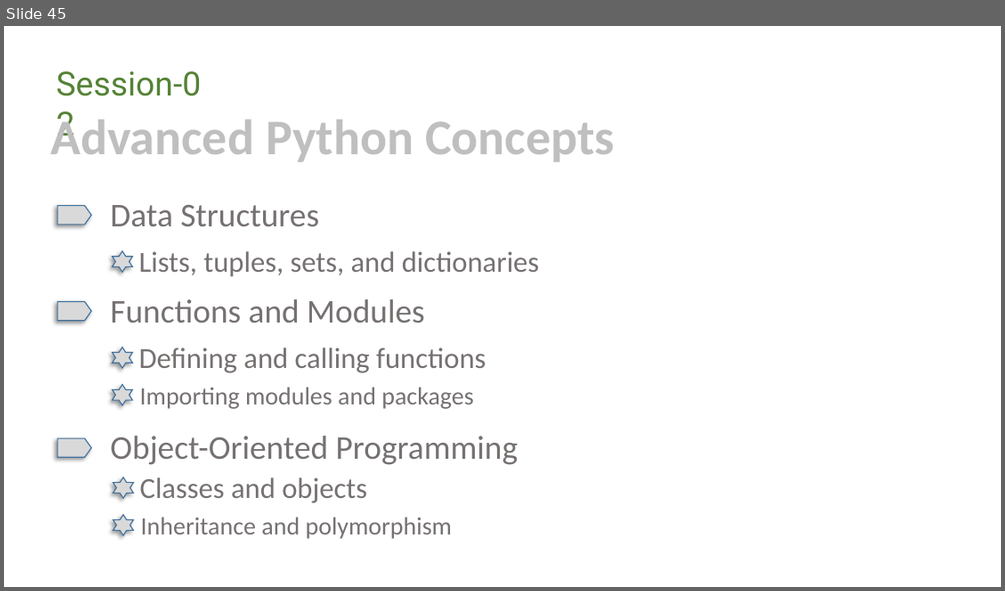
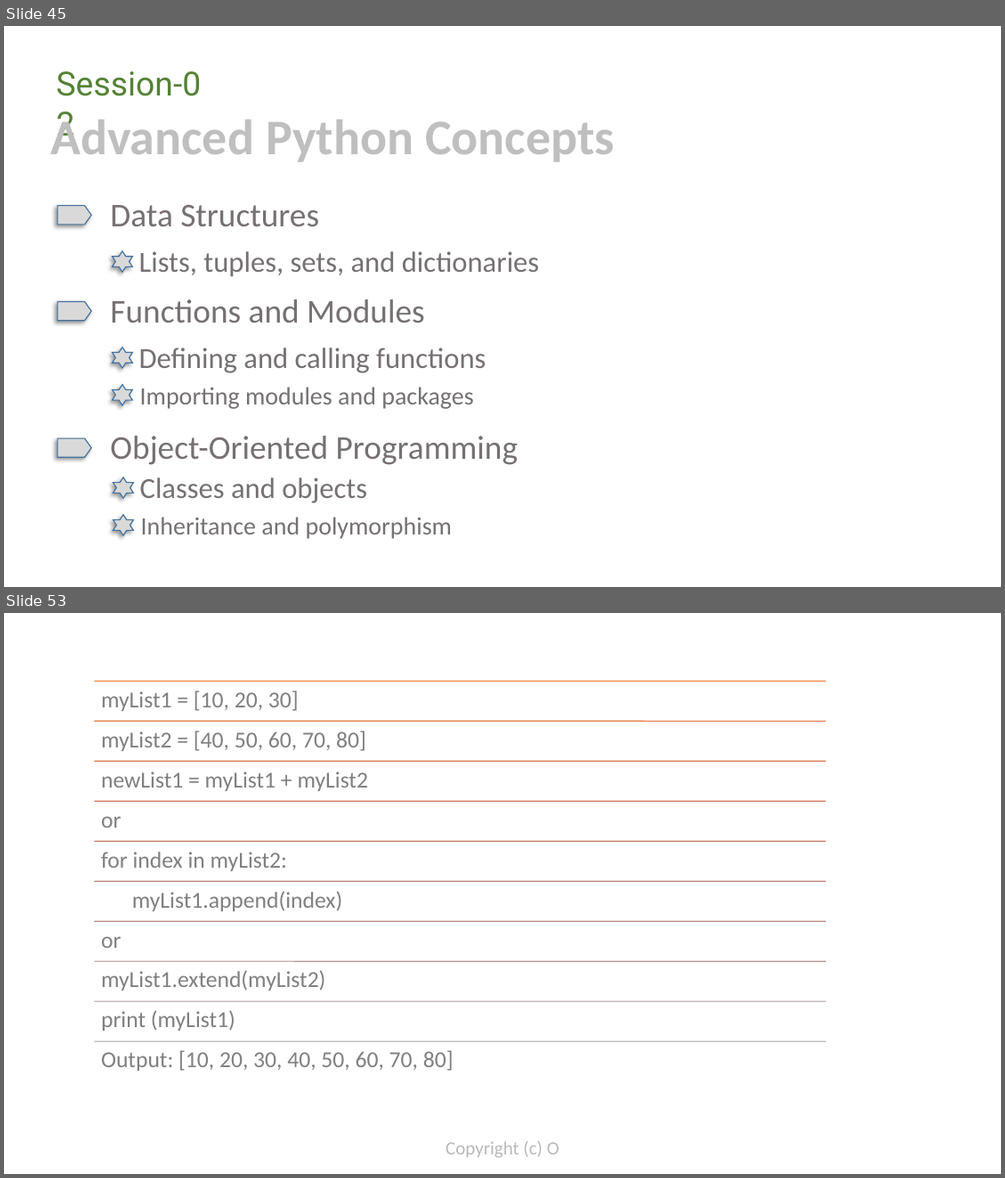
Before and after one commit to bibhu-otz/.NET, a slide deck: Python.pptx. Shown one above the other, each under a label of ours: slide 45 before the commit, slides 45 and 53 after it; the slides between them are not shown. The pictures are 1005x591 and 1005x1178 pixels, drawn with LibreOffice and Linux fonts; fonts in the diff are those of the drawing; background and template pictures are left out. Boxes give left, top, right and bottom in pixels: in the first picture for what was removed or moved away, otherwise in the second. Text is boxed around its words. In the diff, an @@ line names an element or a change of style, - is before the commit and + after.

```diff
--- a/Python.pptx
+++ b/Python.pptx
@@ slide 53 added at bbox=[4, 613, 1001, 1174], background #FFFFFF @@
@@ title added at bbox=[65, 681, 456, 711], 40 pt, text #FFFFFF @@
+Example (Merging lists)
@@ group added at bbox=[95, 681, 825, 1070]: 10 lines, 10 texts @@
+myList1 = [10, 20, 30]
+myList2 = [40, 50, 60, 70, 80]
+newList1 = myList1 + myList2
+or
+for index in myList2:
+myList1.append(index)
+or
+myList1.extend(myList2)
+print (myList1)
+Output: [10, 20, 30, 40, 50, 60, 70, 80]
@@ text added at bbox=[445, 1141, 559, 1158], 18 pt, text #8C8C8C at 60% opacity @@
+Copyright (c) O
```
Also in this commit, not shown: 25 other slides added.
